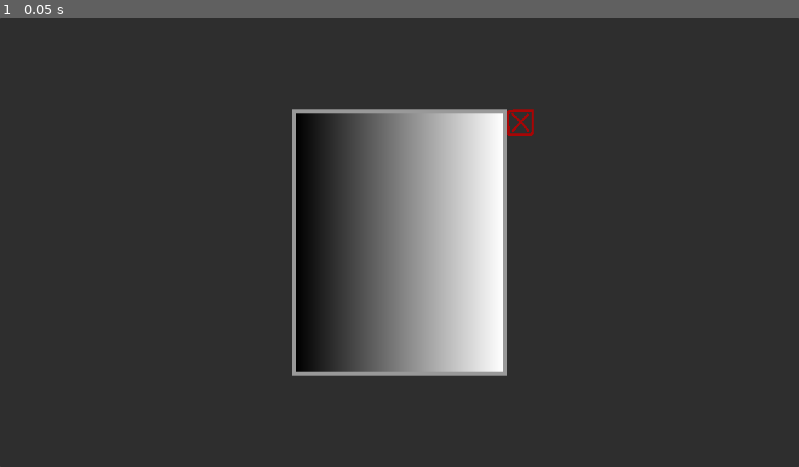
Above: before the commit, frame 1.
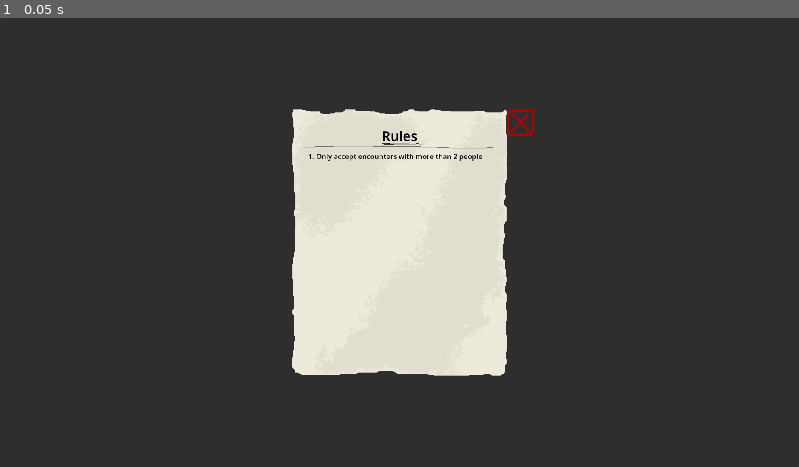
Above: after the commit, the same moment.

Repository: Blulow/brackeysjam
Game: Godot game, scene res://scenes/popup_ui/rule_popup.tscn
Same seed, same stepped clock (60 frames per second), same inputs: the game is played once before the commit and once after it. This scene is started directly instead of the project's main scene.
Inputs:
- Up to frame 1 (0.05 s): no input

The runs differ from the first frame. In frame 1, 14% of the frame differs, in the area x 36-64%, y 20-80%.

Commit message:
add: rules ui and functionality

Diff:
--- a/scenes/popup_ui/rule_popup.tscn
+++ b/scenes/popup_ui/rule_popup.tscn
@@ -1,20 +1,16 @@
 [gd_scene format=3 uid="uid://qlgh5flxcovm"]
 
+[ext_resource type="Script" uid="uid://i1ra5djk6m0v" path="res://scripts/popup_ui/rule_popup.gd" id="1_5ysap"]
 [ext_resource type="PackedScene" uid="uid://bul24ekiahunx" path="res://scenes/popup_ui/ui/popup_overlay.tscn" id="1_438jn"]
+[ext_resource type="Texture2D" uid="uid://cfur35cue7s3g" path="res://assets/images/ui/rules_ui.png" id="2_aowue"]
 [ext_resource type="PackedScene" uid="uid://dqp20ijshb2ac" path="res://scenes/popup_ui/ui/close_button.tscn" id="2_yqmko"]
 
-[sub_resource type="StyleBoxFlat" id="StyleBoxFlat_tef5t"]
-content_margin_left = 10.0
-content_margin_top = 10.0
-content_margin_right = 10.0
-content_margin_bottom = 10.0
-
-[sub_resource type="Gradient" id="Gradient_tef5t"]
-
-[sub_resource type="GradientTexture2D" id="GradientTexture2D_8a6af"]
-gradient = SubResource("Gradient_tef5t")
-width = 292
-height = 274
+[sub_resource type="StyleBoxFlat" id="StyleBoxFlat_5ysap"]
+content_margin_left = 20.0
+content_margin_top = 40.0
+content_margin_right = 20.0
+content_margin_bottom = 40.0
+bg_color = Color(0.6, 0.6, 0.6, 0)
 
 [node name="RulePopup" type="Control" unique_id=1802960549 groups=["popup"]]
 layout_mode = 3
@@ -23,6 +19,7 @@
 anchor_bottom = 1.0
 grow_horizontal = 2
 grow_vertical = 2
+script = ExtResource("1_5ysap")
 
 [node name="PopupOverlay" parent="." unique_id=1070462315 instance=ExtResource("1_438jn")]
 layout_mode = 0
@@ -48,17 +45,49 @@
 grow_horizontal = 2
 grow_vertical = 2
 
-[node name="PanelContainer" type="PanelContainer" parent="UI" unique_id=1237385849]
-layout_mode = 0
-offset_left = -239.0
-offset_top = -300.0
-offset_right = 279.0
-offset_bottom = 340.0
-theme_override_styles/panel = SubResource("StyleBoxFlat_tef5t")
+[node name="TextureRect" type="TextureRect" parent="UI" unique_id=1112005475]
+layout_mode = 1
+anchors_preset = 8
+anchor_left = 0.5
+anchor_top = 0.5
+anchor_right = 0.5
+anchor_bottom = 0.5
+offset_left = -259.0
+offset_top = -320.0
+offset_right = 259.0
+offset_bottom = 320.0
+grow_horizontal = 2
+grow_vertical = 2
+texture = ExtResource("2_aowue")
 
-[node name="TextureRect" type="TextureRect" parent="UI/PanelContainer" unique_id=1098372172]
+[node name="PanelContainer" type="PanelContainer" parent="UI/TextureRect" unique_id=791925971]
+layout_mode = 1
+anchors_preset = 15
+anchor_right = 1.0
+anchor_bottom = 1.0
+grow_horizontal = 2
+grow_vertical = 2
+theme_override_styles/panel = SubResource("StyleBoxFlat_5ysap")
+
+[node name="VBoxContainer" type="VBoxContainer" parent="UI/TextureRect/PanelContainer" unique_id=329542259]
 layout_mode = 2
-texture = SubResource("GradientTexture2D_8a6af")
+
+[node name="Label" type="Label" parent="UI/TextureRect/PanelContainer/VBoxContainer" unique_id=960711056]
+layout_mode = 2
+theme_override_colors/font_color = Color(0, 0, 0, 1)
+theme_override_font_sizes/font_size = 33
+text = "Rules"
+horizontal_alignment = 1
+
+[node name="MarginContainer" type="MarginContainer" parent="UI/TextureRect/PanelContainer/VBoxContainer" unique_id=708140435]
+layout_mode = 2
+theme_override_constants/margin_left = 20
+theme_override_constants/margin_top = 10
+theme_override_constants/margin_right = 20
+theme_override_constants/margin_bottom = 10
+
+[node name="VBoxContainer" type="VBoxContainer" parent="UI/TextureRect/PanelContainer/VBoxContainer/MarginContainer" unique_id=810512125]
+layout_mode = 2
 
 [node name="CloseButton" parent="UI" unique_id=1617579724 instance=ExtResource("2_yqmko")]
 layout_mode = 0
--- /dev/null
+++ b/scenes/popup_ui/ui/rule_label.tscn
@@ -0,0 +1,7 @@
+[gd_scene format=3 uid="uid://be7dw8ag0gem3"]
+
+[node name="RuleLabel" type="Label" unique_id=483372000]
+custom_minimum_size = Vector2(438, 0)
+theme_override_colors/font_color = Color(0, 0, 0, 1)
+theme_override_font_sizes/font_size = 17
+autowrap_mode = 2
--- /dev/null
+++ b/scripts/popup_ui/rule_popup.gd
@@ -0,0 +1,23 @@
+extends Control
+
+@onready var rule_container: VBoxContainer = $UI/TextureRect/PanelContainer/VBoxContainer/MarginContainer/VBoxContainer
+var rule_label_scene: PackedScene = preload("res://scenes/popup_ui/ui/rule_label.tscn")
+
+@export var rules: Array[String] = [
+	"Only accept encounters with more than 2 people",
+]
+
+var shown_rules: int = 1
+
+func _ready() -> void:
+	show_rules(shown_rules)
+
+func show_rules(count: int) -> void:
+	for i in range(count):
+		var rule_label: Label = rule_label_scene.instantiate()
+		rule_container.add_child(rule_label)
+		rule_label.text = "%d. %s" % [i + 1, rules[i]]
+
+func increment_rules(count: int) -> void:
+	shown_rules += count
+	show_rules(shown_rules)
Binary file changed: assets/images/objects/rules.png
Binary file added: assets/images/ui/rules_ui.png
Not shown, added: assets/images/ui/rules_ui.png.import
Not shown, added: scripts/popup_ui/rule_popup.gd.uid
